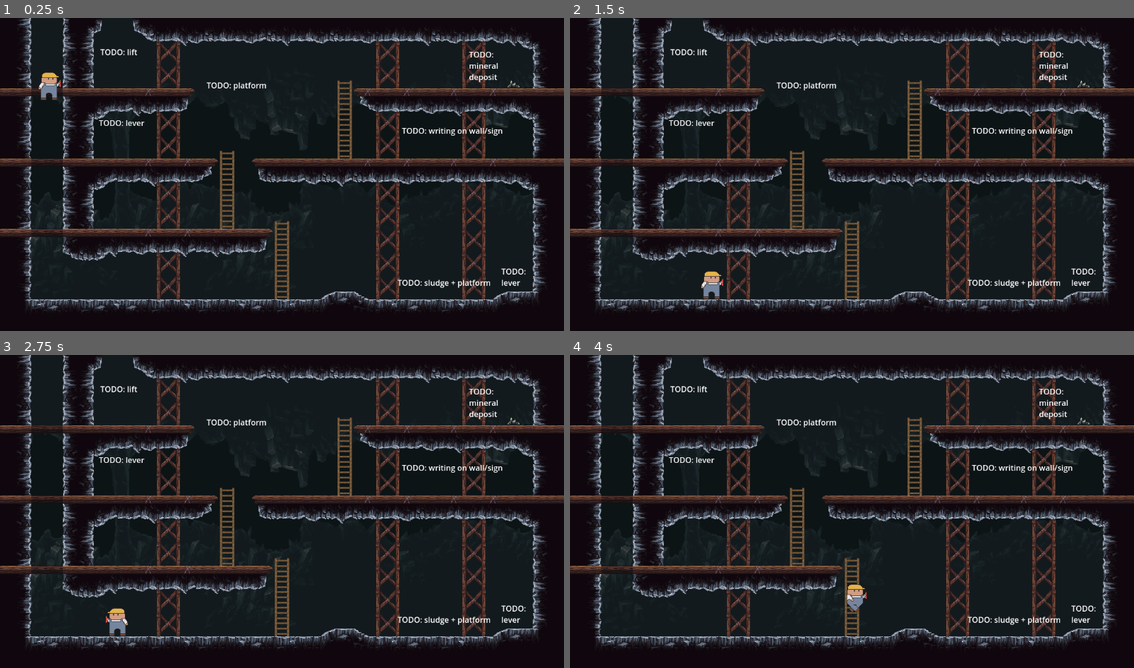
Above: before the commit, frames 1-4 (two rows, left to right).
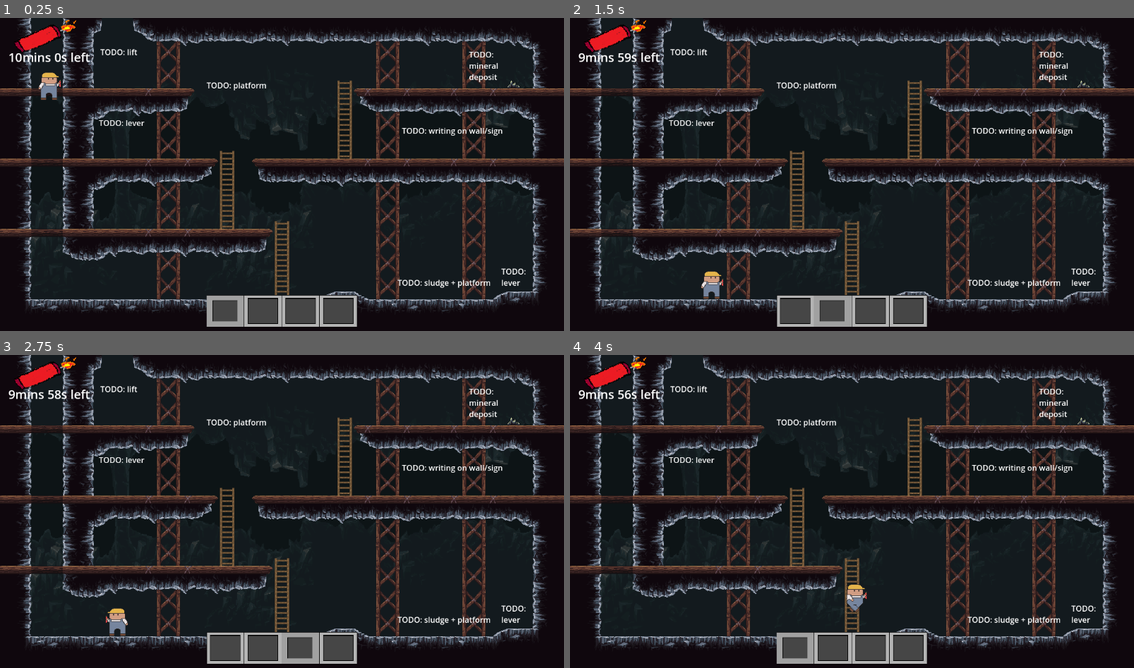
Above: after the commit, the same moments.

Repository: BictorFonseca/Flare
Game: Godot game, scene res://Main/Main.tscn
Same seed, same stepped clock (60 frames per second), same inputs: the game is played once before the commit and once after it. This scene is started directly instead of the project's main scene.
Inputs:
- Up to frame 1 (0.25 s): no input
- Up to frame 2 (1.5 s): hold 1 (select_1) 0.53-1.28 s; hold D (run_right) from 0.53 s (still down); tap Space (jump) at 0.77 s; tap 2 (select_2) at 1.35 s
- Up to frame 3 (2.75 s): tap Space (jump) at 1.52 s; release D (run_right) at 2.03 s; hold A (run_left) from 2.03 s (still down); hold 3 (select_3) from 2.03 s (still down)
- Up to frame 4 (4 s): release A (run_left) at 2.78 s; release 3 (select_3) at 2.78 s; hold D (run_right) from 2.78 s (still down); tap 4 (select_4) at 2.85 s; tap Space (jump) at 3.02, 3.77 s; hold 1 (select_1) from 3.53 s (still down)

The runs differ from the first frame. In frame 1, 3.1% of the frame differs, in the area x 1-64%, y 0-99%; in frame 2, 3.1%; in frame 3, 3.1%; in frame 4, 3.1%.

Commit message:
hud updates
finished the animations during the game of the hud. haven't made the start screen. We will do that at another point of development. need to configure it being on the level

Diff:
--- a/Test/HUD/hud.gd
+++ b/Test/HUD/hud.gd
@@ -4,7 +4,8 @@
 # Called when the node enters the scene tree for the first time.
 func _ready():
 	$GameTimer.start()
-	$TimerLabel.text = '600s'
+	$TimerLabel.text = '10mins 0s left'
+	$TimerAnimation.play("default")
 
 # Called every frame. 'delta' is the elapsed time since the previous frame.
 func _process(delta):
@@ -21,14 +22,20 @@
 #here, we update the number for the time
 
 func updateTime(timeChange):
-	var changed = (str(timeChange) + "s")
-	print(changed)
-	$TimerLabel.text = changed
+	if timeChange < 0:
+		$TimerLabel.text = "Game Over"
+		$TimerAnimation.play("end")
+	else:
+		var mins = timeChange / 60
+		var secs = timeChange % 60
+		var changed = (str(mins) + "mins " + str(secs) + "s left")
+		#print(changed)
+		$TimerLabel.text = changed
 
 
 
 
 func _on_game_timer_timeout():
-	print('timeout' + str(time))
+	#print('timeout' + str(time))
 	time -= 1
 	self.updateTime(time)
--- a/Test/HUD/hud.tscn
+++ b/Test/HUD/hud.tscn
@@ -1,8 +1,37 @@
-[gd_scene load_steps=4 format=3 uid="uid://7u4lcflylb5g"]
+[gd_scene load_steps=9 format=3 uid="uid://7u4lcflylb5g"]
 
 [ext_resource type="Script" path="res://HUD/hud.gd" id="1_jjqvf"]
 [ext_resource type="Texture2D" uid="uid://8ycw0fuvfkce" path="res://HUD/Art Assets/hud 4 boxes.png" id="1_jtmo7"]
 [ext_resource type="Texture2D" uid="uid://dwbchwu1wgxa3" path="res://HUD/Art Assets/Selector.png" id="2_3gjbi"]
+[ext_resource type="Texture2D" uid="uid://bukfo47c5kair" path="res://HUD/Art Assets/Flare Timer Anim 1.png" id="4_3j612"]
+[ext_resource type="Texture2D" uid="uid://c6bps0corv4u7" path="res://HUD/Art Assets/Timer End.png" id="4_70v2k"]
+[ext_resource type="Texture2D" uid="uid://b38hcepauxrc5" path="res://HUD/Art Assets/Flare Timer Anim 2.png" id="5_qcp1j"]
+[ext_resource type="Texture2D" uid="uid://ddt0avpm2fpil" path="res://HUD/Art Assets/Flare Timer Anim 3.png" id="6_mg55s"]
+
+[sub_resource type="SpriteFrames" id="SpriteFrames_yl8u6"]
+animations = [{
+"frames": [{
+"duration": 1.0,
+"texture": ExtResource("4_3j612")
+}, {
+"duration": 1.0,
+"texture": ExtResource("5_qcp1j")
+}, {
+"duration": 1.0,
+"texture": ExtResource("6_mg55s")
+}],
+"loop": true,
+"name": &"default",
+"speed": 5.0
+}, {
+"frames": [{
+"duration": 1.0,
+"texture": ExtResource("4_70v2k")
+}],
+"loop": true,
+"name": &"end",
+"speed": 5.0
+}]
 
 [node name="HUD" type="CanvasLayer"]
 script = ExtResource("1_jjqvf")
@@ -18,12 +47,19 @@
 texture = ExtResource("2_3gjbi")
 
 [node name="TimerLabel" type="Label" parent="."]
-offset_left = 34.0
-offset_top = -145.0
-offset_right = 195.0
-offset_bottom = 301.0
-theme_override_font_sizes/font_size = 100
+offset_left = 17.0
+offset_top = 63.0
+offset_right = 178.0
+offset_bottom = 201.0
+theme_override_font_sizes/font_size = 25
 
 [node name="GameTimer" type="Timer" parent="."]
 
+[node name="TimerAnimation" type="AnimatedSprite2D" parent="."]
+position = Vector2(81, 39)
+rotation = 0.598648
+scale = Vector2(1.96, 1.62)
+sprite_frames = SubResource("SpriteFrames_yl8u6")
+animation = &"end"
+
 [connection signal="timeout" from="GameTimer" to="." method="_on_game_timer_timeout"]
--- a/Test/Main/Main.gd
+++ b/Test/Main/Main.gd
@@ -2,10 +2,13 @@
 
 var level_01_scene = preload("res://Levels/Level01/level_01.tscn")
 var player_scene = preload("res://Character/character_body_2d.tscn")
+#var hud = preload("res://HUD/hud.tscn")
 
 # TEMPORARY CODE
 func _ready():
 	_begin_level_01()
+	$HUD._ready()
+
 
 # Called every frame. 'delta' is the elapsed time since the previous frame.
 func _process(delta):
--- a/Test/Main/Main.tscn
+++ b/Test/Main/Main.tscn
@@ -1,6 +1,9 @@
-[gd_scene load_steps=2 format=3 uid="uid://curbnaklfty3"]
+[gd_scene load_steps=3 format=3 uid="uid://curbnaklfty3"]
 
 [ext_resource type="Script" path="res://Main/Main.gd" id="1_7g0cg"]
+[ext_resource type="PackedScene" uid="uid://7u4lcflylb5g" path="res://HUD/hud.tscn" id="2_n1fde"]
 
 [node name="Main" type="Node"]
 script = ExtResource("1_7g0cg")
+
+[node name="HUD" parent="." instance=ExtResource("2_n1fde")]
Binary file added: Test/HUD/Art Assets/Flare Timer Anim 1.png
Not shown, added: Test/HUD/Art Assets/Flare Timer Anim 1.png.import
Binary file added: Test/HUD/Art Assets/Flare Timer Anim 2.png
Not shown, added: Test/HUD/Art Assets/Flare Timer Anim 2.png.import
Binary file added: Test/HUD/Art Assets/Flare Timer Anim 3.png
Not shown, added: Test/HUD/Art Assets/Flare Timer Anim 3.png.import
Binary file added: Test/HUD/Art Assets/Timer End.png
Not shown, added: Test/HUD/Art Assets/Timer End.png.import
